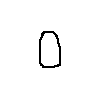
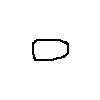
Before/after of a (100, 100) layered artwork. What changed in the layer stack:
painted on "head" over [32, 31, 69, 68]
